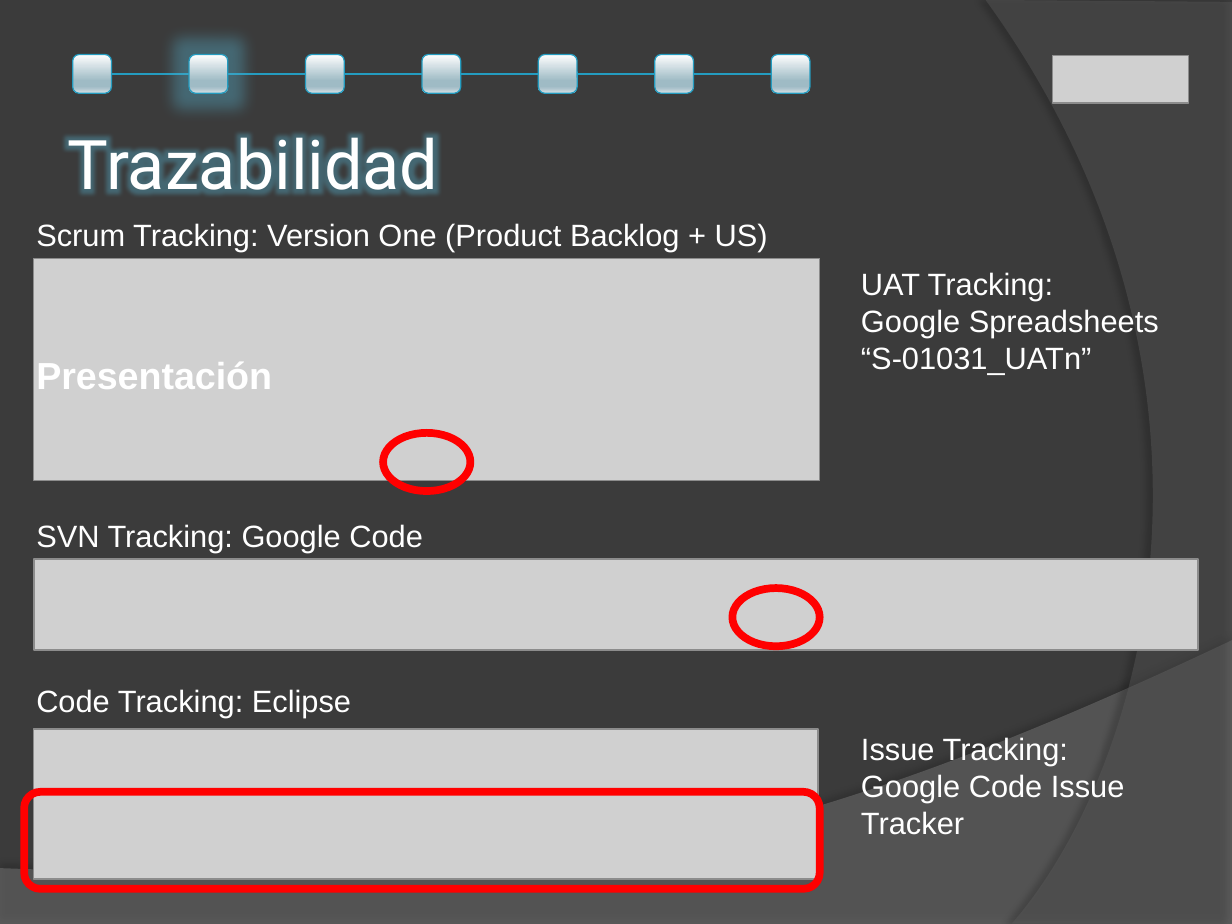
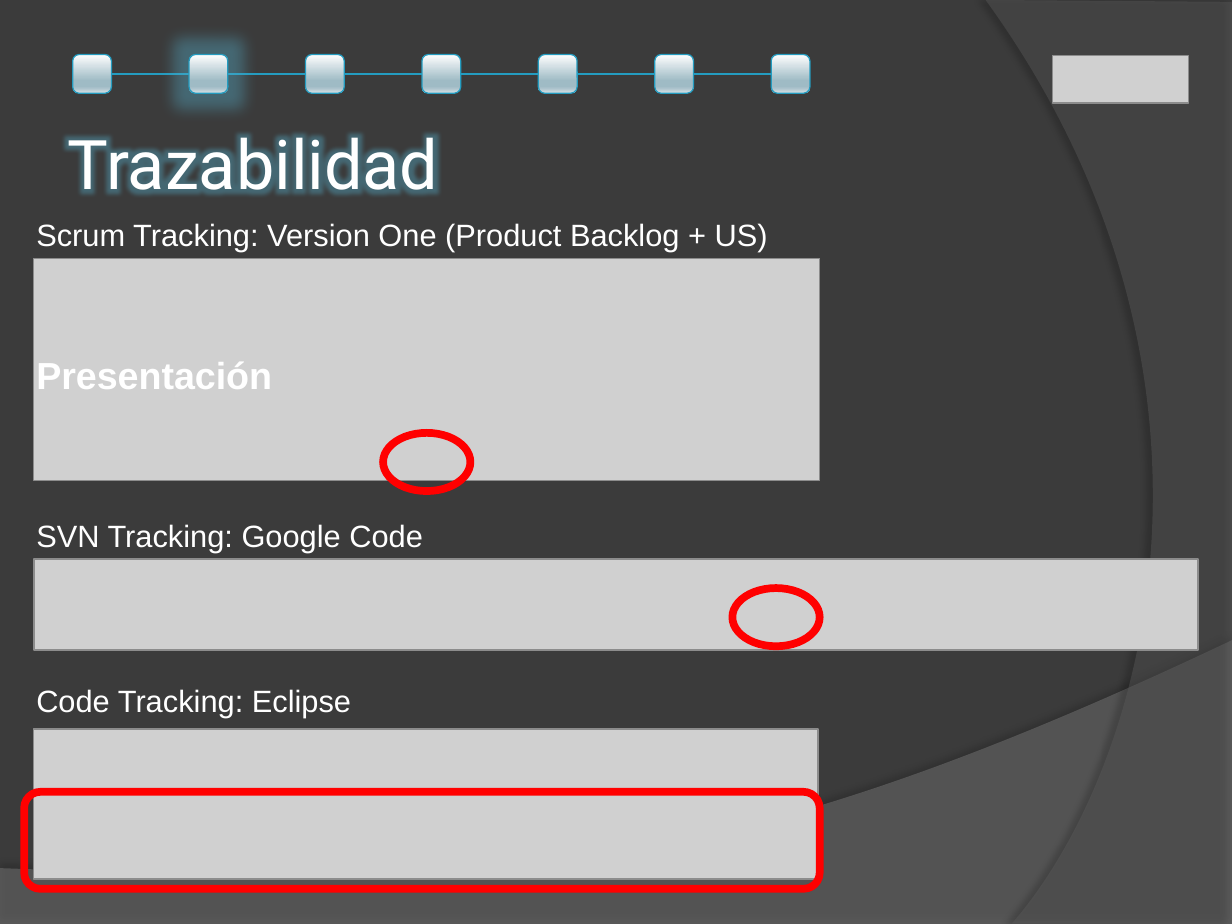
Before and after one commit to nicohen/bob-patinho, a slide deck: slide 5 of Presentaciones/Self Management - Presentación Final V1.pptx. Drawn at 1232x924 pixels with LibreOffice and Linux fonts; fonts in the diff are those of the drawing; grey boxes stand for pictures. Boxes give left, top, right and bottom in pixels: in the first picture for what was removed or moved away, otherwise in the second. Text is boxed around its words. In the diff, an @@ line names an element or a change of style, - is before the commit and + after.

Commit message:
Abro la ppt de trazabilidad en dos para ver mejor el UAT tracking y el issue tracking

```diff
--- a/Presentaciones/Self Management - Presentación Final V1.pptx
+++ b/Presentaciones/Self Management - Presentación Final V1.pptx
@@ text removed at (861,272,1159,374) @@
-UAT Tracking:
-Google Spreadsheets
-“S-01031_UATn”
@@ text removed at (861,737,1125,835) @@
-Issue Tracking:
-Google Code Issue Tracker
```
Also in this commit, not shown: 1 other slide changed, 1 slide added.
